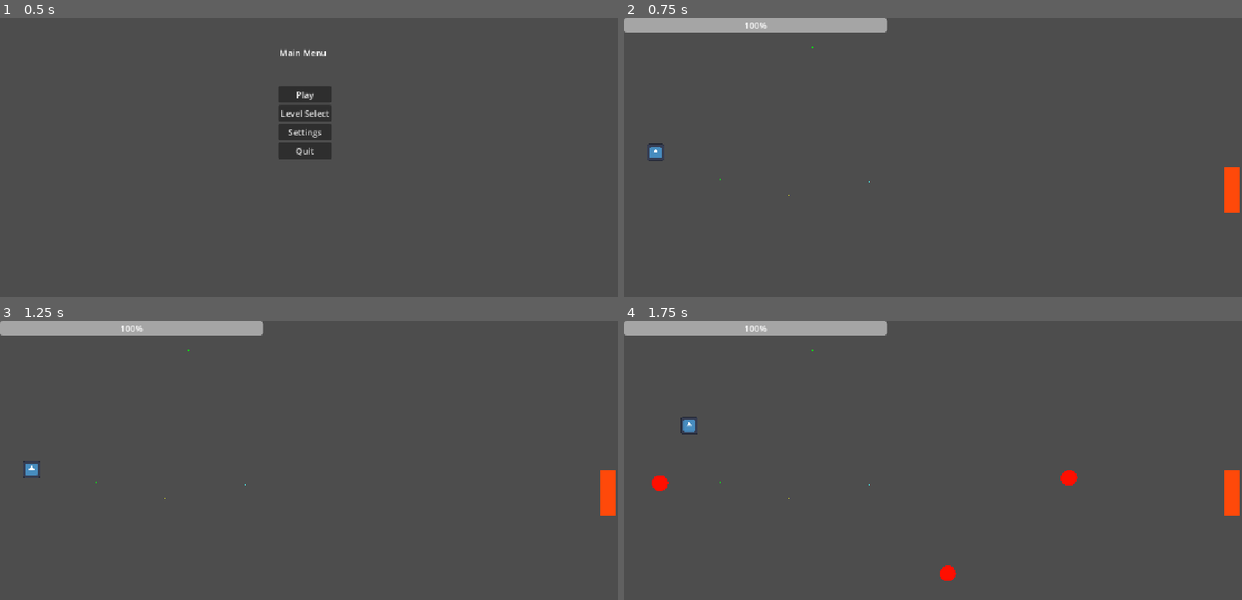
Above: before the commit, frames 1-4 (two rows, left to right).
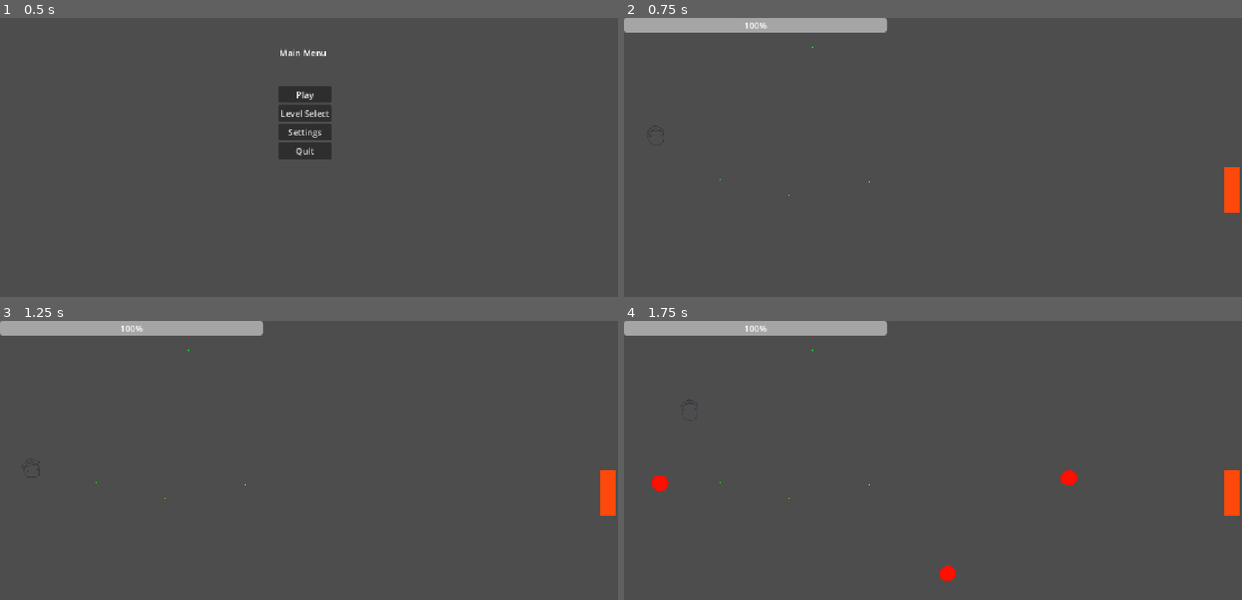
Above: after the commit, the same moments.

Repository: Cayuga007/summer-summit-2026
Game: Godot game, scene res://UI/Main_menu.tscn
The game is run twice, just before and just after one commit, with the same random seed, the same clock (stepped at 60 frames per second) and the same inputs. The engine's default icon, where the game draws it, is replaced by a stand-in: a white triangle on a blue panel in a dark square.
Inputs (mouse positions are in pixels of both pictures, inside the frame that each line leads up to):
- Up to frame 1 (0.5 s): no input
- Up to frame 2 (0.75 s): click "Play" at 0.5 s
- Up to frame 3 (1.25 s): no input
- Up to frame 4 (1.75 s): tap Enter at 1.25 s; move the mouse to (1068, 477) at 1.27 s; hold D (right) from 1.28 s (still down); tap Space (jump) at 1.35, 1.52 s; click (1068, 477) at 1.42 s

Frame 1 is identical in both runs. In frame 2, 0.1% of the frame differs, in the area x 3-7%, y 44-52%; in frame 3, less than 0.1%; in frame 4, 0.1%, in the area x 9-12%, y 34-41%.

Commit message:
implemented player sprites, death block, and a test level

Diff:
--- /dev/null
+++ b/HazardBlock.tscn
@@ -0,0 +1,25 @@
+[gd_scene format=3 uid="uid://6h63sy370xkx"]
+
+[ext_resource type="Script" uid="uid://d1bkj2oa8xocp" path="res://hazard_block.gd" id="1_61n01"]
+
+[sub_resource type="RectangleShape2D" id="RectangleShape2D_cr25j"]
+size = Vector2(30, 34)
+
+[sub_resource type="Gradient" id="Gradient_61n01"]
+colors = PackedColorArray(0.56, 0.056000013, 0, 1, 0.5, 0, 0, 1)
+
+[sub_resource type="GradientTexture1D" id="GradientTexture1D_cr25j"]
+gradient = SubResource("Gradient_61n01")
+
+[node name="HazardBlock" type="Node2D" unique_id=2111362905]
+
+[node name="Area2D" type="Area2D" parent="." unique_id=1859311353]
+script = ExtResource("1_61n01")
+
+[node name="CollisionShape2D" type="CollisionShape2D" parent="Area2D" unique_id=954683158]
+shape = SubResource("RectangleShape2D_cr25j")
+
+[node name="Sprite2D" type="Sprite2D" parent="Area2D" unique_id=643210145]
+position = Vector2(-1, 0.49999976)
+scale = Vector2(0.125, 35)
+texture = SubResource("GradientTexture1D_cr25j")
--- /dev/null
+++ b/Levels/0 TIM TEST.tscn
@@ -0,0 +1,35 @@
+[gd_scene format=3 uid="uid://bxtqr4scws7qn"]
+
+[ext_resource type="PackedScene" uid="uid://32q6t44ytub2" path="res://Player.tscn" id="1_wyk0b"]
+[ext_resource type="PackedScene" uid="uid://6h63sy370xkx" path="res://HazardBlock.tscn" id="2_risw2"]
+
+[sub_resource type="QuadMesh" id="QuadMesh_cr25j"]
+
+[sub_resource type="Gradient" id="Gradient_wyk0b"]
+colors = PackedColorArray(1, 1, 1, 1, 1, 1, 1, 1)
+
+[sub_resource type="GradientTexture1D" id="GradientTexture1D_qrh0v"]
+gradient = SubResource("Gradient_wyk0b")
+
+[sub_resource type="RectangleShape2D" id="RectangleShape2D_cr25j"]
+size = Vector2(4.65197, 0.97940075)
+
+[node name="0TimTest" type="Node2D" unique_id=784913612]
+
+[node name="Player" parent="." unique_id=1599564440 instance=ExtResource("1_wyk0b")]
+
+[node name="StaticBody2D" type="StaticBody2D" parent="." unique_id=1086898958]
+
+[node name="MeshInstance2D" type="MeshInstance2D" parent="StaticBody2D" unique_id=1130380929]
+position = Vector2(560, 622.75)
+scale = Vector2(1252, 133.5)
+mesh = SubResource("QuadMesh_cr25j")
+texture = SubResource("GradientTexture1D_qrh0v")
+
+[node name="CollisionShape2D" type="CollisionShape2D" parent="StaticBody2D" unique_id=642681139]
+position = Vector2(564.125, 626.375)
+scale = Vector2(266.5, 133.5)
+shape = SubResource("RectangleShape2D_cr25j")
+
+[node name="HazardBlock2" parent="." unique_id=2111362905 instance=ExtResource("2_risw2")]
+position = Vector2(667, 484)
--- a/Player.tscn
+++ b/Player.tscn
@@ -2,9 +2,104 @@
 
 [ext_resource type="Script" uid="uid://b28e6i86n267t" path="res://player.gd" id="1_kpjcp"]
 [ext_resource type="Texture2D" uid="uid://biao75isgycq5" path="res://icon.svg" id="1_xhfnw"]
+[ext_resource type="Texture2D" uid="uid://cxtfcxayh1q52" path="res://assets/mc/mc_death.png" id="3_itxgx"]
+[ext_resource type="Texture2D" uid="uid://cpoq28cbxqg8n" path="res://assets/mc/mc_idle0.png" id="3_wi0c6"]
+[ext_resource type="Texture2D" uid="uid://dron5ox730a4b" path="res://assets/mc/mc_idle1.png" id="4_hp6x6"]
+[ext_resource type="Texture2D" uid="uid://dev0eq2c5u73k" path="res://assets/mc/mc_idle2.png" id="5_3tkgg"]
+[ext_resource type="Texture2D" uid="uid://dlit1ynbot7pq" path="res://assets/draft/jump1.png" id="6_efikj"]
+[ext_resource type="Texture2D" uid="uid://b2c3jj3c84vjk" path="res://assets/mc/mc_walk1.png" id="6_l6ohk"]
+[ext_resource type="Texture2D" uid="uid://d3rgm4fb67sl3" path="res://assets/draft/jump2.png" id="7_itxgx"]
+[ext_resource type="Texture2D" uid="uid://nyk2laenm2h1" path="res://assets/mc/mc_walk2.png" id="7_oudfo"]
+[ext_resource type="Texture2D" uid="uid://dq5rpfe0q4h4n" path="res://assets/draft/jump3.png" id="8_cgsek"]
+[ext_resource type="Texture2D" uid="uid://bk6jdihory23b" path="res://assets/mc/mc_walk3.png" id="8_d6rpx"]
+[ext_resource type="Texture2D" uid="uid://cdrwla07wl401" path="res://assets/draft/jump4.png" id="9_0pi4m"]
+[ext_resource type="Texture2D" uid="uid://cln806556pxse" path="res://assets/mc/mc_walk4.png" id="9_r3kul"]
+[ext_resource type="Texture2D" uid="uid://683xb8wm3v6b" path="res://assets/draft/jump5.png" id="10_sg6sq"]
+[ext_resource type="Texture2D" uid="uid://c8c5n3eh1hlx7" path="res://assets/draft/jump6.png" id="11_h84ma"]
+[ext_resource type="Texture2D" uid="uid://ydxdtlkrgho6" path="res://assets/draft/jump7.png" id="12_47wu6"]
+[ext_resource type="Texture2D" uid="uid://81d8ne1w8tl2" path="res://assets/draft/jump8.png" id="13_2n1s8"]
+[ext_resource type="Texture2D" uid="uid://b68ujdvsb15ul" path="res://assets/draft/jump9.png" id="14_3vjad"]
 
 [sub_resource type="CircleShape2D" id="CircleShape2D_kpjcp"]
 radius = 85.70297
+
+[sub_resource type="SpriteFrames" id="SpriteFrames_cr25j"]
+animations = [{
+"frames": [{
+"duration": 1.0,
+"texture": ExtResource("3_itxgx")
+}],
+"loop": 0,
+"name": &"Death",
+"speed": 5.0
+}, {
+"frames": [{
+"duration": 0.7,
+"texture": ExtResource("3_wi0c6")
+}, {
+"duration": 0.7,
+"texture": ExtResource("4_hp6x6")
+}, {
+"duration": 0.7,
+"texture": ExtResource("5_3tkgg")
+}],
+"loop": 1,
+"name": &"Idle",
+"speed": 5.0
+}, {
+"frames": [{
+"duration": 0.7,
+"texture": ExtResource("6_efikj")
+}, {
+"duration": 0.7,
+"texture": ExtResource("7_itxgx")
+}, {
+"duration": 0.7,
+"texture": ExtResource("8_cgsek")
+}, {
+"duration": 0.7,
+"texture": ExtResource("9_0pi4m")
+}, {
+"duration": 0.7,
+"texture": ExtResource("10_sg6sq")
+}, {
+"duration": 0.7,
+"texture": ExtResource("11_h84ma")
+}, {
+"duration": 0.7,
+"texture": ExtResource("12_47wu6")
+}, {
+"duration": 0.7,
+"texture": ExtResource("13_2n1s8")
+}, {
+"duration": 0.7,
+"texture": ExtResource("14_3vjad")
+}],
+"loop": 0,
+"name": &"Jumping",
+"speed": 5.0
+}, {
+"frames": [{
+"duration": 0.7,
+"texture": ExtResource("6_l6ohk")
+}, {
+"duration": 0.7,
+"texture": ExtResource("7_oudfo")
+}, {
+"duration": 0.7,
+"texture": ExtResource("8_d6rpx")
+}, {
+"duration": 0.7,
+"texture": ExtResource("9_r3kul")
+}],
+"loop": 1,
+"name": &"Walking",
+"speed": 5.0
+}]
+
+[sub_resource type="ParticleProcessMaterial" id="ParticleProcessMaterial_cr25j"]
+particle_flag_disable_z = true
+gravity = Vector3(0, 98, 0)
 
 [node name="Player" type="CharacterBody2D" unique_id=1599564440 groups=["Player"]]
 scale = Vector2(0.5, 0.5)
@@ -14,5 +109,17 @@
 shape = SubResource("CircleShape2D_kpjcp")
 
 [node name="Icon" type="Sprite2D" parent="." unique_id=905120733]
+visible = false
 position = Vector2(0, 9.536743e-07)
 texture = ExtResource("1_xhfnw")
+
+[node name="AnimatedSprite2D" type="AnimatedSprite2D" parent="." unique_id=287264362]
+scale = Vector2(2.05, 2.05)
+sprite_frames = SubResource("SpriteFrames_cr25j")
+animation = &"Death"
+
+[node name="DeathParticles" type="GPUParticles2D" parent="." unique_id=365475038]
+emitting = false
+one_shot = true
+explosiveness = 1.0
+process_material = SubResource("ParticleProcessMaterial_cr25j")
--- /dev/null
+++ b/hazard_block.gd
@@ -0,0 +1,12 @@
+
+extends Area2D
+
+func _ready() -> void:
+	# Connect the body_entered signal
+	body_entered.connect(_on_body_entered)
+
+
+func _on_body_entered(body: Node2D) -> void:
+	# Duck-typing check: trigger death if the touching body has a die() method
+	if body.has_method("die"):
+		body.die()
--- a/player.gd
+++ b/player.gd
@@ -3,6 +3,10 @@
 var ice_contacts := 0
 var bounce_contacts := 0
 var gravity_flipped := false
+var is_dead := false
+
+@onready var death_particles: GPUParticles2D = $DeathParticles
+@onready var sprite: AnimatedSprite2D = $AnimatedSprite2D
 
 var on_ice: bool:
 	get:
@@ -11,6 +15,17 @@
 var on_bounce: bool:
 	get:
 		return bounce_contacts > 0
+
+# Landing recovery lock state.
+var is_landing := false
+
+# Base Y-offset applied during jumping animation.
+const JUMP_Y_OFFSET: float = -109.0
+
+
+func _ready() -> void:
+	# Listen for animation finish to automatically exit the landing state.
+	$AnimatedSprite2D.animation_finished.connect(_on_animation_finished)
 
 
 func enter_ice() -> void:
@@ -46,6 +61,11 @@
 
 
 func _physics_process(delta: float) -> void:
+	# If dead, stop processing input or animation changes
+	if is_dead:
+		move_and_slide()
+		return
+
 	if not is_on_floor():
 		var gravity := get_gravity()
 		if gravity_flipped:
@@ -54,8 +74,10 @@
 
 	if on_bounce and (is_on_floor() or _is_falling()):
 		velocity.y = _oriented(PlayerVariables.bounce_velocity)
+		is_landing = false
 	elif Input.is_action_just_pressed("jump") and is_on_floor():
 		velocity.y = _oriented(PlayerVariables.jump_velocity)
+		is_landing = false
 
 	var direction := Input.get_axis("left", "right")
 	var target_speed := PlayerVariables.speed
@@ -76,3 +98,96 @@
 		velocity.x = move_toward(velocity.x, 0, decel * delta)
 
 	move_and_slide()
+	update_animation()
+
+
+func update_animation() -> void:
+	var sprite: AnimatedSprite2D = $AnimatedSprite2D
+
+	# Handle horizontal facing direction.
+	if velocity.x > 0.0:
+		sprite.flip_h = false
+	elif velocity.x < 0.0:
+		sprite.flip_h = true
+
+	# Case 1: In the air.
+	if not is_on_floor():
+		is_landing = false
+
+		if sprite.animation != "Jumping":
+			sprite.play("Jumping")
+
+		# Apply vertical jumping offset.
+		sprite.offset.y = -JUMP_Y_OFFSET if gravity_flipped else JUMP_Y_OFFSET
+
+		# Pause default playback so physics manually steers the frames.
+		sprite.pause()
+
+		# Determine upward and downward motion relative to inverted gravity.
+		var upward_velocity: float = -velocity.y if gravity_flipped else velocity.y
+		var max_jump_speed: float = abs(PlayerVariables.jump_velocity)
+
+		# Map the mid-air portion (frames 1 to 5) across the vertical velocity curve.
+		# progress: 0.0 = moving upward fastest -> 0.5 = peak/apex -> 1.0 = falling down
+		var progress: float = remap(upward_velocity, -max_jump_speed, max_jump_speed, 0.0, 1.0)
+		progress = clampf(progress, 0.0, 1.0)
+
+		var target_frame: int = int(round(remap(progress, 0.0, 1.0, 1.0, 5.0)))
+		sprite.set_frame_and_progress(target_frame, 0.0)
+		return
+
+	# Case 2: Just landed on the ground, trigger frames 6 -> 7 -> 8.
+	if sprite.animation == "Jumping" and not is_landing:
+		# If the sprite was still in air frames (1 to 5), start the landing sequence.
+		if sprite.frame < 6:
+			is_landing = true
+			sprite.set_frame_and_progress(6, 0.0)
+			sprite.play()
+			sprite.offset.y = -JUMP_Y_OFFSET if gravity_flipped else JUMP_Y_OFFSET
+			return
+
+	# If landing sequence (frames 6 -> 7 -> 8) is still playing, keep waiting until frame 8 finishes.
+	if is_landing:
+		sprite.offset.y = -JUMP_Y_OFFSET if gravity_flipped else JUMP_Y_OFFSET
+		return
+
+	# Reset Y offset for standard ground animations.
+	sprite.offset.y = 0.0
+
+	# Case 3: Standard ground states (Idle / Walking).
+	if not is_zero_approx(velocity.x):
+		sprite.play("Walking")
+	else:
+		sprite.play("Idle")
+
+
+func _on_animation_finished() -> void:
+	# Once the Jumping animation finishes playing through frame 8, release the landing lock and reset offset.
+	if $AnimatedSprite2D.animation == "Jumping":
+		is_landing = false
+		$AnimatedSprite2D.offset.y = 0.0
+
+
+func die() -> void:
+	# Prevent triggering death multiple times
+	if is_dead:
+		return
+	is_dead = true
+
+	# 1. Stop horizontal movement and interactions
+	velocity = Vector2.ZERO
+
+	# 2. Trigger the death animation
+	sprite.play("Death")
+
+	# 3. Emit the particle effect
+	if death_particles:
+		death_particles.restart()
+		death_particles.emitting = true
+
+	# 4. Optional: Disable collision so the corpse doesn't block hazards/triggers
+	$CollisionShape2D.set_deferred("disabled", true)
+
+	# 5. Handle reload or respawn after the death animation finishes
+	await sprite.animation_finished
+	# get_tree().reload_current_scene()
Binary file added: assets/mc/mc_death.png
Not shown, added: assets/mc/mc_death.png.import
Not shown, added: hazard_block.gd.uid
